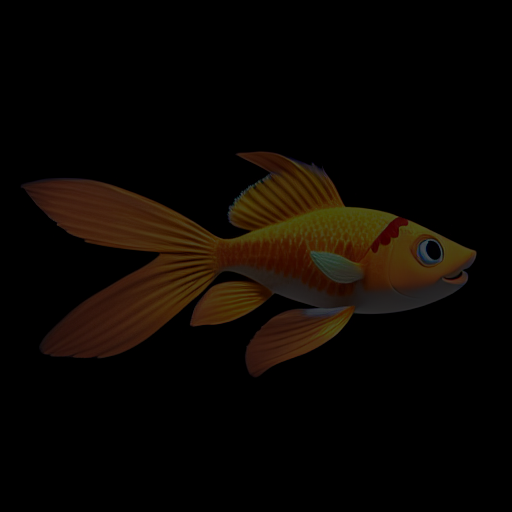
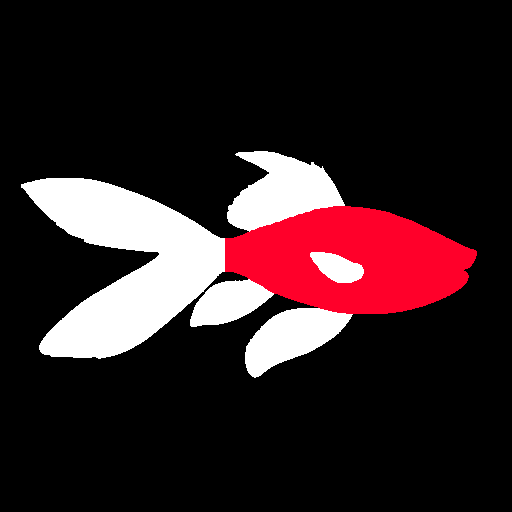
Comparing the layer stacks of the two 512×512 images. Changes:
hid "圖層 0" over left=20, top=151, right=477, bottom=378
showed "Pectoral Fin" over left=310, top=252, right=364, bottom=283
showed "Pelvic Fin" over left=245, top=308, right=353, bottom=378
showed "Anal Fin" over left=190, top=279, right=274, bottom=327
showed "Caudal Fin" over left=21, top=178, right=225, bottom=359
showed "Dorsal Fin" over left=227, top=151, right=345, bottom=232
hid "圖層 6" over left=20, top=151, right=477, bottom=378
